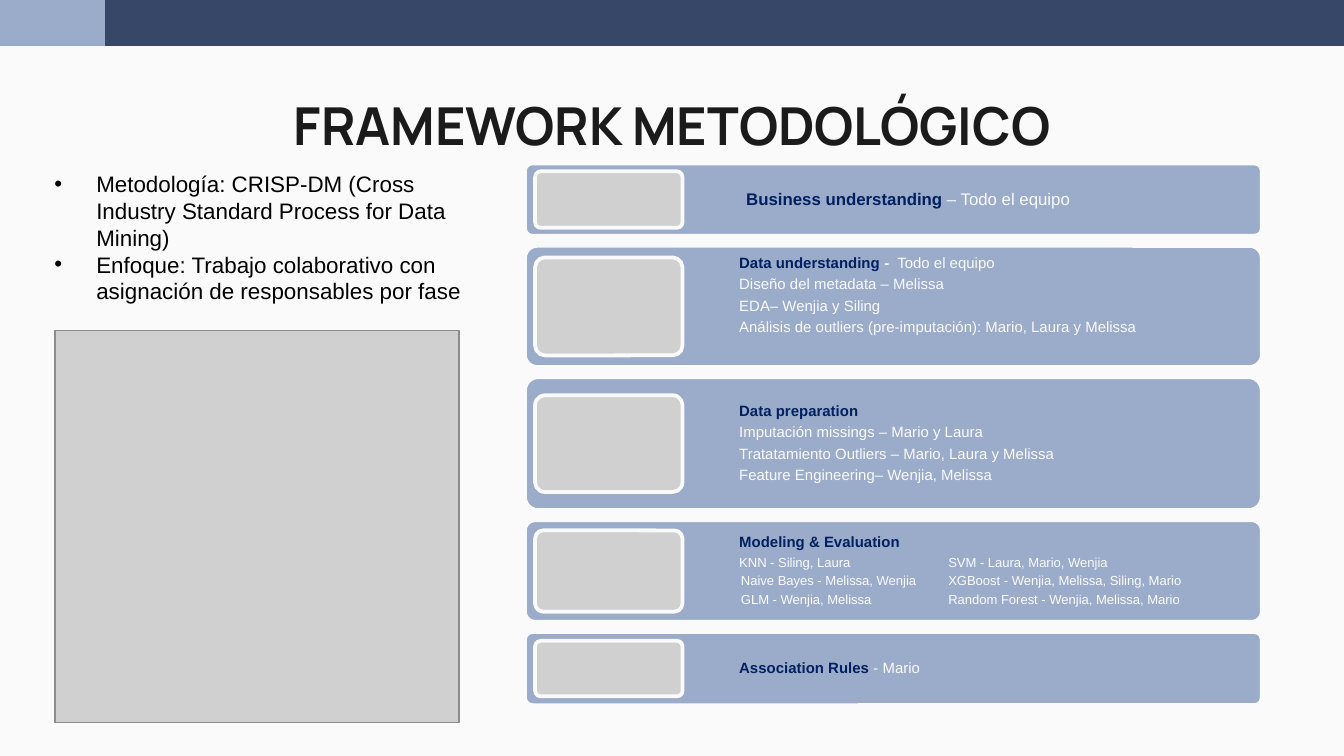
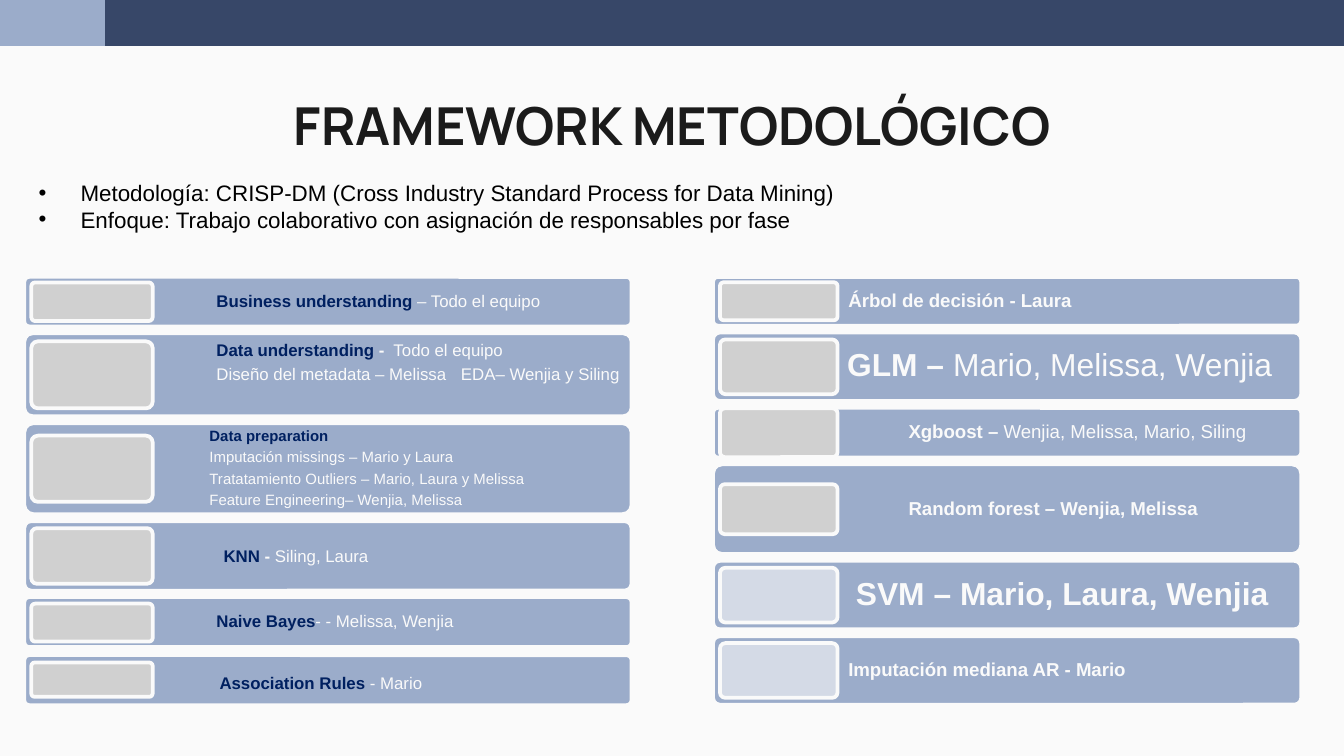
Before and after one commit to wen2111/Mineria, a slide deck: slide 3 of Entrega_2/00.REPORTE/Reporte_Grupo5_completo.pptx. Drawn at 1344x756 pixels with LibreOffice and Linux fonts; fonts in the diff are those of the drawing; grey boxes stand for pictures. Boxes give left, top, right and bottom in pixels: in the first picture for what was removed or moved away, otherwise in the second. Text is boxed around its words. In the diff, an @@ line names an element or a change of style, - is before the commit and + after.

```diff
--- a/Entrega_2/00.REPORTE/Reporte_Grupo5_completo.pptx
+++ b/Entrega_2/00.REPORTE/Reporte_Grupo5_completo.pptx
@@ text "Metodología: CRISP-DM (Cross Industry Standard ..." rewrapped from (x1=96, y1=175, x2=460, y2=304) to (x1=81, y1=184, x2=833, y2=233) @@
@@ picture removed at (x1=535, y1=258, x2=683, y2=356) @@
@@ picture resized from (x1=535, y1=172, x2=683, y2=228) to (x1=31, y1=282, x2=152, y2=321) @@
@@ text "Business understanding – Todo el ..." moved from (x1=746, y1=193, x2=1069, y2=209) to (x1=216, y1=295, x2=540, y2=311) @@
@@ rounded rectangle resized from (x1=526, y1=246, x2=1262, y2=367) to (x1=714, y1=277, x2=1302, y2=325) @@
@@ picture removed at (x1=55, y1=331, x2=460, y2=722) @@
@@ text "Data understanding - Todo el ..." moved from (x1=739, y1=257, x2=1136, y2=335) to (x1=216, y1=344, x2=619, y2=384) @@
@@ text at (x1=216, y1=344, x2=502, y2=360): size 8 to 9 pt in "Data understanding - Todo el equipo" @@
@@ text at (x1=216, y1=368, x2=619, y2=384): text changed; size 8 to 9 pt @@
-Diseño del metadata – Melissa
-EDA– Wenjia y Siling
-Análisis de outliers (pre-imputación): Mario, Laura y Melissa
+Diseño del metadata – Melissa EDA– Wenjia y Siling
@@ picture removed at (x1=535, y1=395, x2=683, y2=492) @@
@@ rounded rectangle resized from (x1=526, y1=378, x2=1262, y2=511) to (x1=714, y1=409, x2=1302, y2=458) @@
@@ text "Data preparation" moved from (x1=739, y1=405, x2=1054, y2=483) to (x1=209, y1=430, x2=524, y2=508) @@
@@ picture resized from (x1=535, y1=531, x2=683, y2=612) to (x1=720, y1=484, x2=839, y2=534) @@
@@ rounded rectangle resized from (x1=526, y1=164, x2=1262, y2=237) to (x1=24, y1=521, x2=632, y2=591) @@
@@ text removed at (x1=739, y1=536, x2=1182, y2=607) @@
-Modeling & Evaluation
-KNN - Siling, Laura SVM - Laura, Mario, Wenjia
-Naive Bayes - Melissa, Wenjia XGBoost - Wenjia, Melissa, Siling, Mario
-GLM - Wenjia, Melissa Random Forest - Wenjia, Melissa, Mario
@@ rounded rectangle resized from (x1=526, y1=520, x2=1262, y2=622) to (x1=714, y1=560, x2=1302, y2=629) @@
@@ picture resized from (x1=535, y1=641, x2=683, y2=696) to (x1=31, y1=603, x2=152, y2=641) @@
@@ text "Association Rules - Mario" moved from (x1=739, y1=662, x2=920, y2=673) to (x1=220, y1=677, x2=422, y2=689) @@
@@ text "Association Rules - Mario" at (x1=220, y1=677, x2=422, y2=689): size 8 to 9 pt @@
@@ rounded rectangle resized from (x1=526, y1=632, x2=1262, y2=704) to (x1=714, y1=636, x2=1302, y2=704) @@
@@ group added at (x1=714, y1=282, x2=1302, y2=699): 6 texts, 4 rounded rectangles, 3 pictures @@
+Árbol de decisión - Laura
+GLM – Mario, Melissa, Wenjia
+Xgboost – Wenjia, Melissa, Mario, Siling
+Random forest – Wenjia, Melissa
+SVM – Mario, Laura, Wenjia
+Imputación mediana AR - Mario
@@ group added at (x1=24, y1=277, x2=632, y2=704): 5 rounded rectangles, 4 pictures, 2 texts @@
+KNN - Siling, Laura
+Naive Bayes- - Melissa, Wenjia
```
Also in this commit, not shown: 2 other slides changed, 2 slides added.
